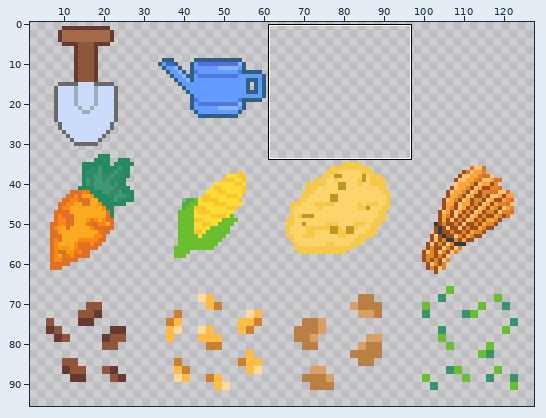
Sprite sheet, stored at core/assets/Items/Items.png. The picture above shows the old version from afar; the outline marks the close-up.
Close-up. Before:
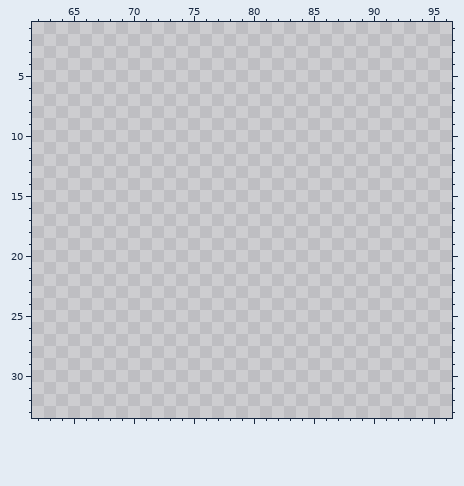
The file is 256x256 pixels. Colours within 5 levels of each other are drawn and written as one. Shown: x 62..96, y 1..33. The wide view leaves out empty margins.
Once edited:
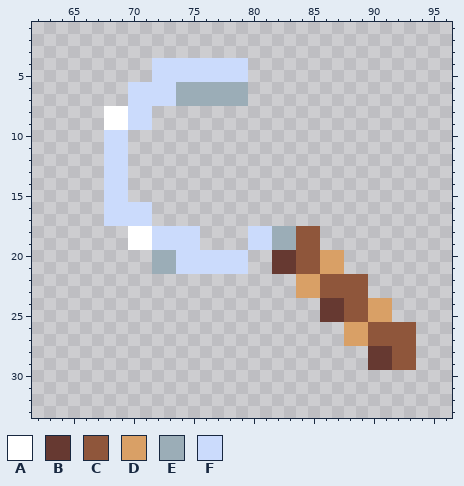
Palette (. is transparent): A #ffffff  B #663931  C #8f563b  D #d9a066  E #9badb7  F #cbdbfc
Diff:
Changed rows in their new state; - is an unchanged pixel.
first column x 68:
 4 ----FFFFFFFF--------------
 5 ----FFFFFFFF--------------
 6 --FFFFEEEEEE--------------
 7 --FFFFEEEEEE--------------
 8 AAFF----------------------
 9 AAFF----------------------
10 FF------------------------
11 FF------------------------
12 FF------------------------
13 FF------------------------
14 FF------------------------
15 FF------------------------
16 FFFF----------------------
17 FFFF----------------------
18 --AAFFFF----FFEECC--------
19 --AAFFFF----FFEECC--------
20 ----EEFFFFFF--BBCCDD------
21 ----EEFFFFFF--BBCCDD------
22 ----------------DDCCCC----
23 ----------------DDCCCC----
24 ------------------BBCCDD--
25 ------------------BBCCDD--
26 --------------------DDCCCC
27 --------------------DDCCCC
28 ----------------------BBCC
29 ----------------------BBCC
